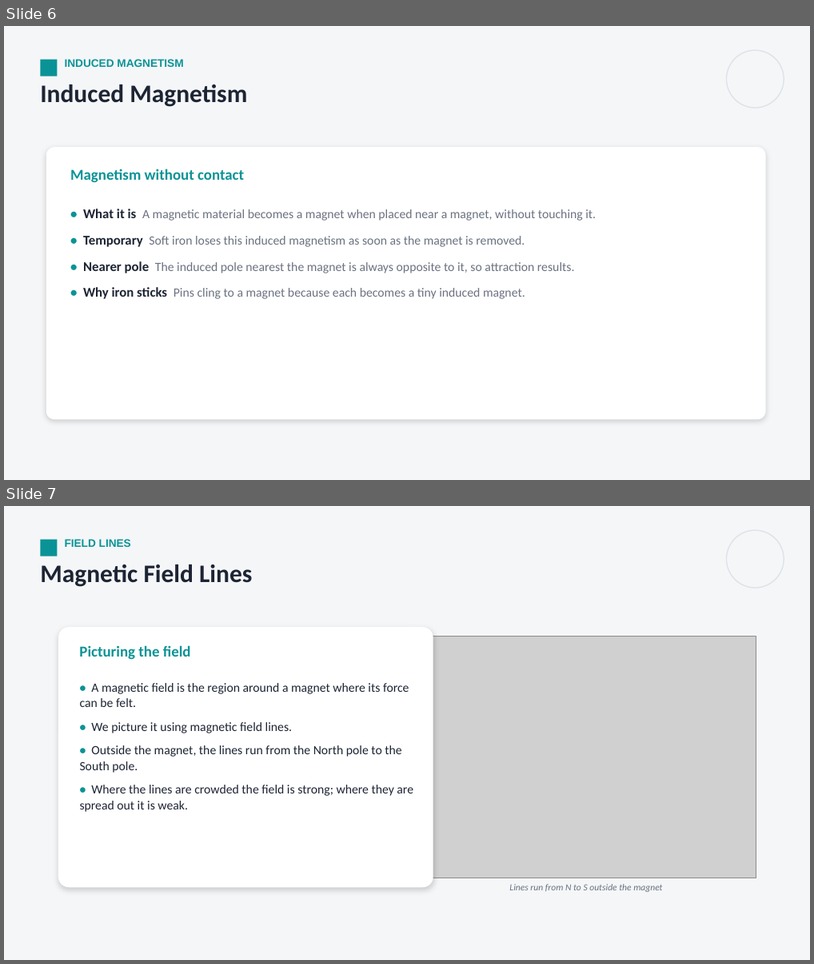
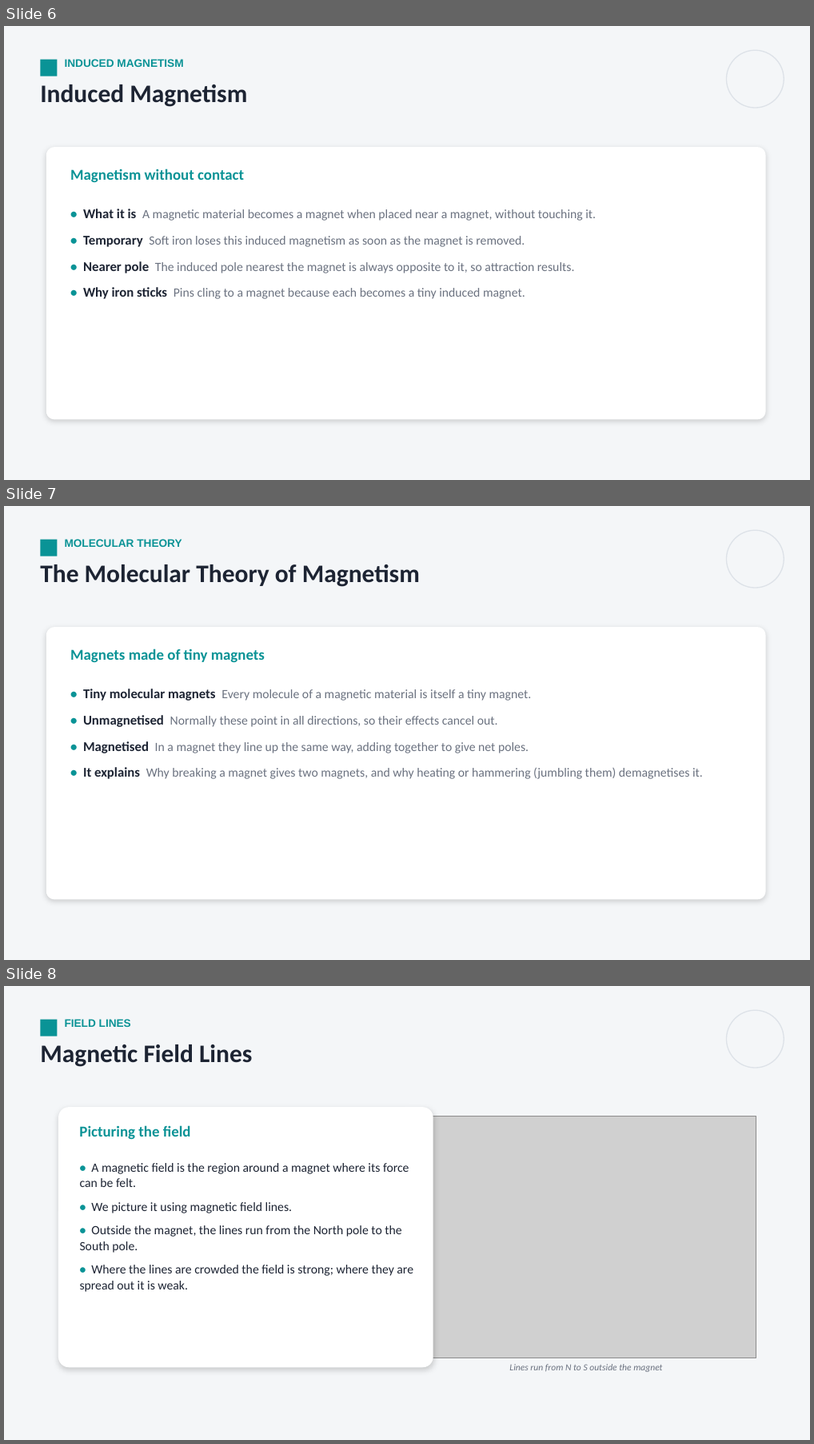
Before and after one commit to parmeshwars2911/MyFirstAR, a slide deck: ppt/Grade09/G9_S122_Magnetism_1.pptx. Shown one above the other, each under a label of ours: slides 6 and 7 before the commit, slides 6, 7 and 8 after it. The pictures are 814x964 and 814x1444 pixels, drawn with LibreOffice and Linux fonts; fonts in the diff are those of the drawing; grey boxes stand for pictures. Boxes give left, top, right and bottom in pixels: in the first picture for what was removed or moved away, otherwise in the second. Text is boxed around its words. In the diff, an @@ line names an element or a change of style, - is before the commit and + after.

```diff
--- a/ppt/Grade09/G9_S122_Magnetism_1.pptx
+++ b/ppt/Grade09/G9_S122_Magnetism_1.pptx
@@ slide 7 added at (4,506,810,960), background #F4F6F8 @@
@@ rectangle added at (40,540,58,556), fill #0A9396 @@
@@ text added at (65,539,182,547), 13 pt, text #0A9396, bold @@
+MOLECULAR THEORY
@@ ellipse added at (727,530,784,588), outline #DDE2E8 1.25 pt @@
@@ text added at (40,564,420,587), 30 pt, text #1D2433, bold @@
+The Molecular Theory of Magnetism
@@ rounded rectangle added at (46,627,766,900), fill #FFFFFF @@
@@ text added at (70,648,265,663), 18 pt, text #0A9396, bold @@
+Magnets made of tiny magnets
@@ text added at (83,688,703,779), 15 pt, text #6B7280 @@
+• Tiny molecular magnets Every molecule of a magnetic material is itself a tiny magnet.
+• Unmagnetised Normally these point in all directions, so their effects cancel out.
+• Magnetised In a magnet they line up the same way, adding together to give net poles.
+• It explains Why breaking a magnet gives two magnets, and why heating or hammering (jumbling them) demagnetises it.
@@ what was slide 7 is now slide 8 @@
```
Also in this commit, not shown: 2 other files.
